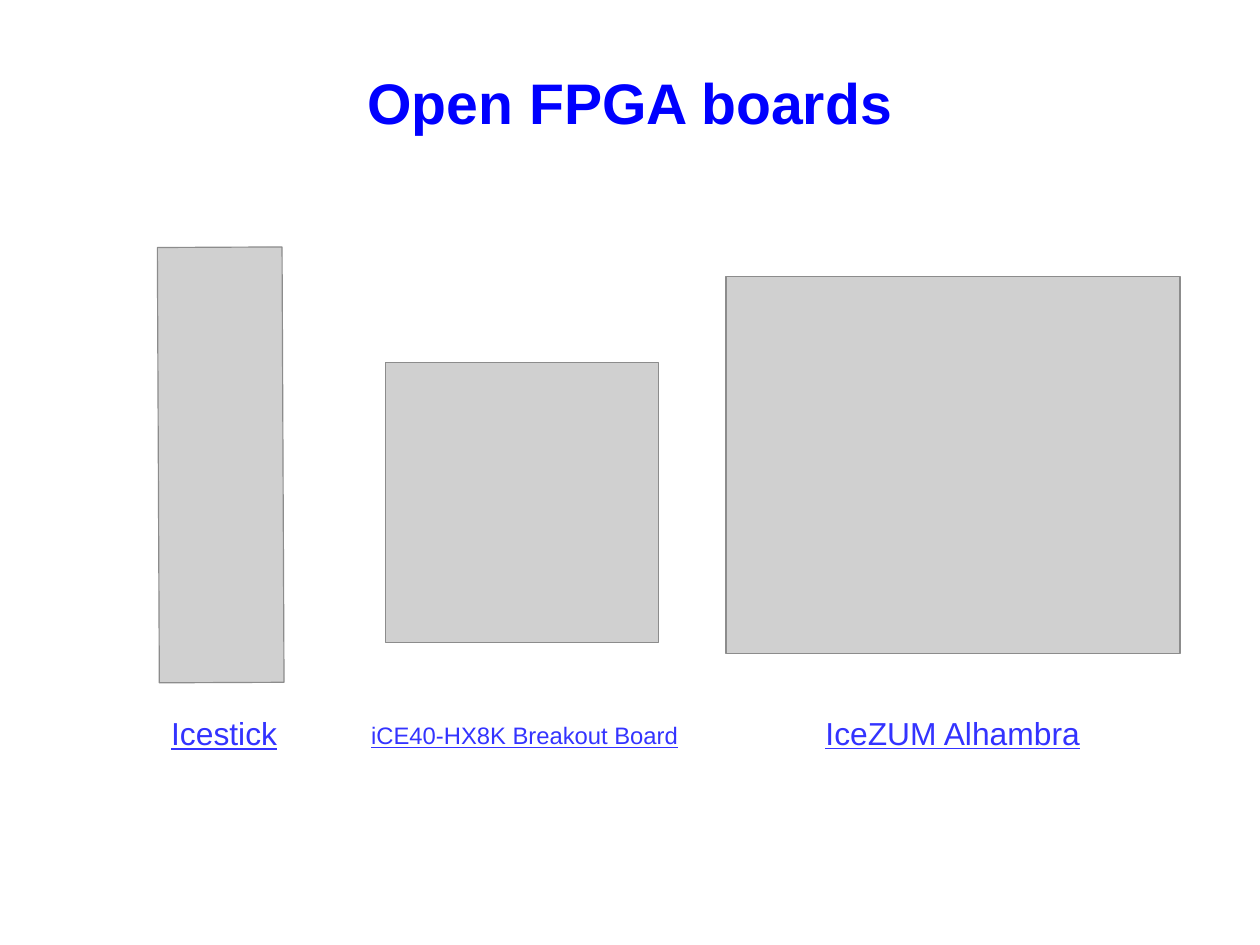
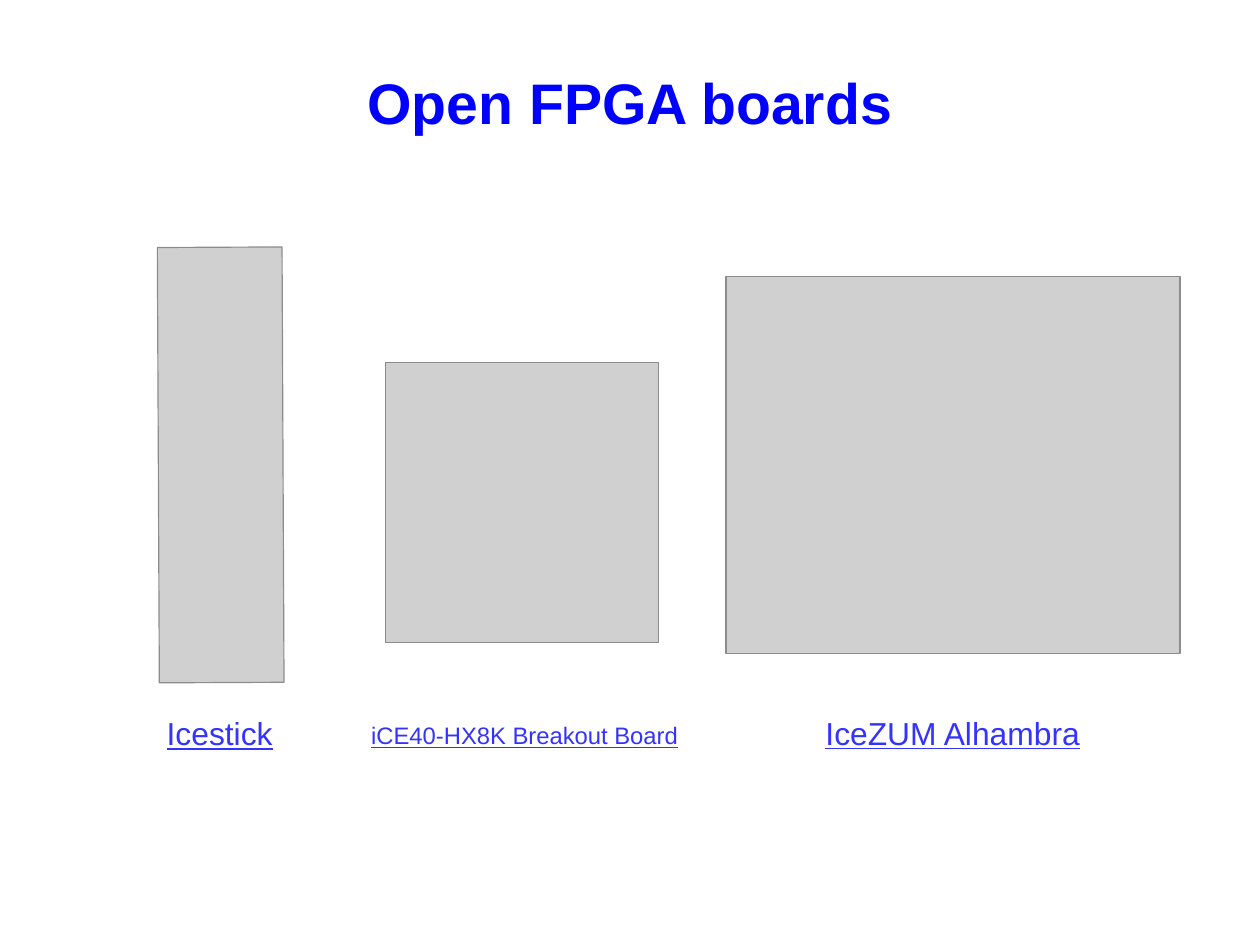
Before and after one commit to FPGAwars/workshops, a slide deck: slide 2 of 2016-11-05-OSHWDem16/presentation/slides.odp. Drawn at 1260x945 pixels with LibreOffice and Linux fonts; fonts in the diff are those of the drawing; grey boxes stand for pictures. Boxes give left, top, right and bottom in pixels: in the first picture for what was removed or moved away, otherwise in the second. Text is boxed around its words. In the diff, an @@ line names an element or a change of style, - is before the commit and + after.

```diff
--- a/2016-11-05-OSHWDem16/presentation/slides.odp
+++ b/2016-11-05-OSHWDem16/presentation/slides.odp
@@ text "Icestick": place and size @@
-text "Icestick" at (171,722,277,750)
+text "Icestick" at (167,722,273,750)
```
Also in this commit, not shown: 14 other slides changed, 1 slide added, 1 other file.
